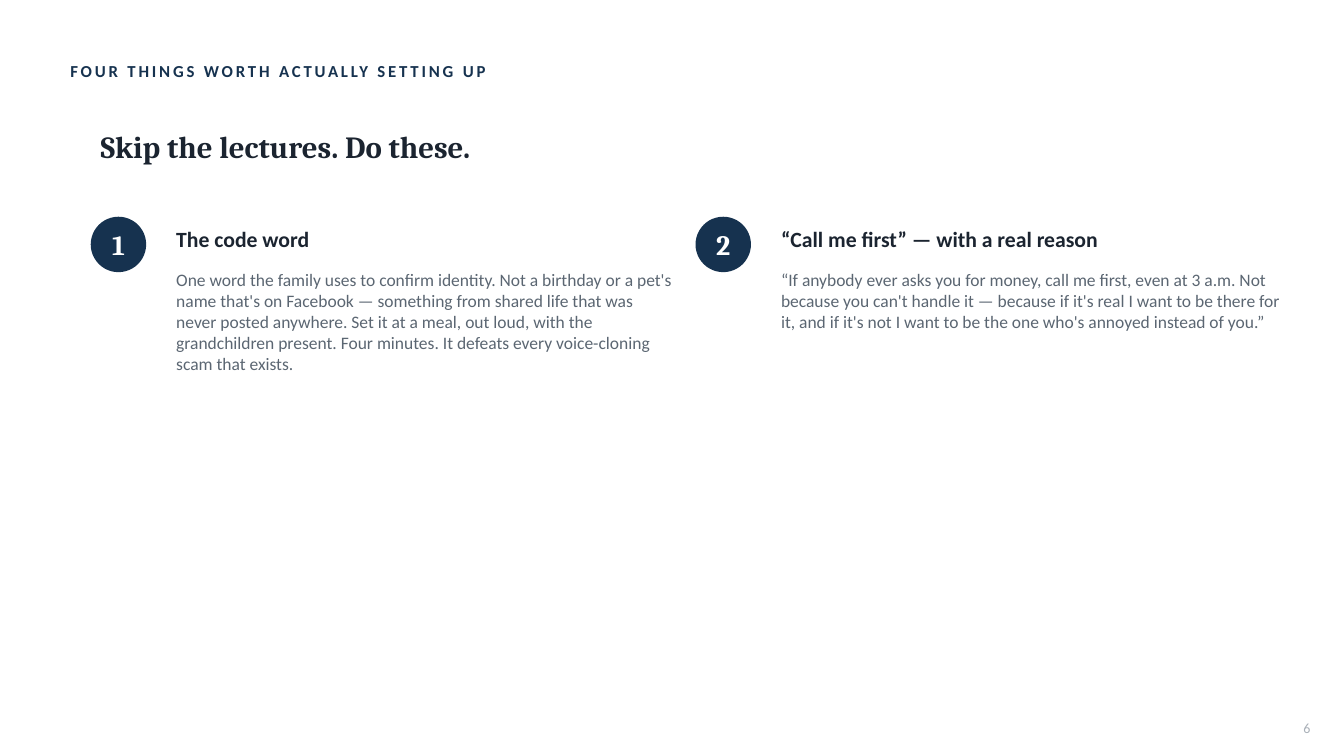
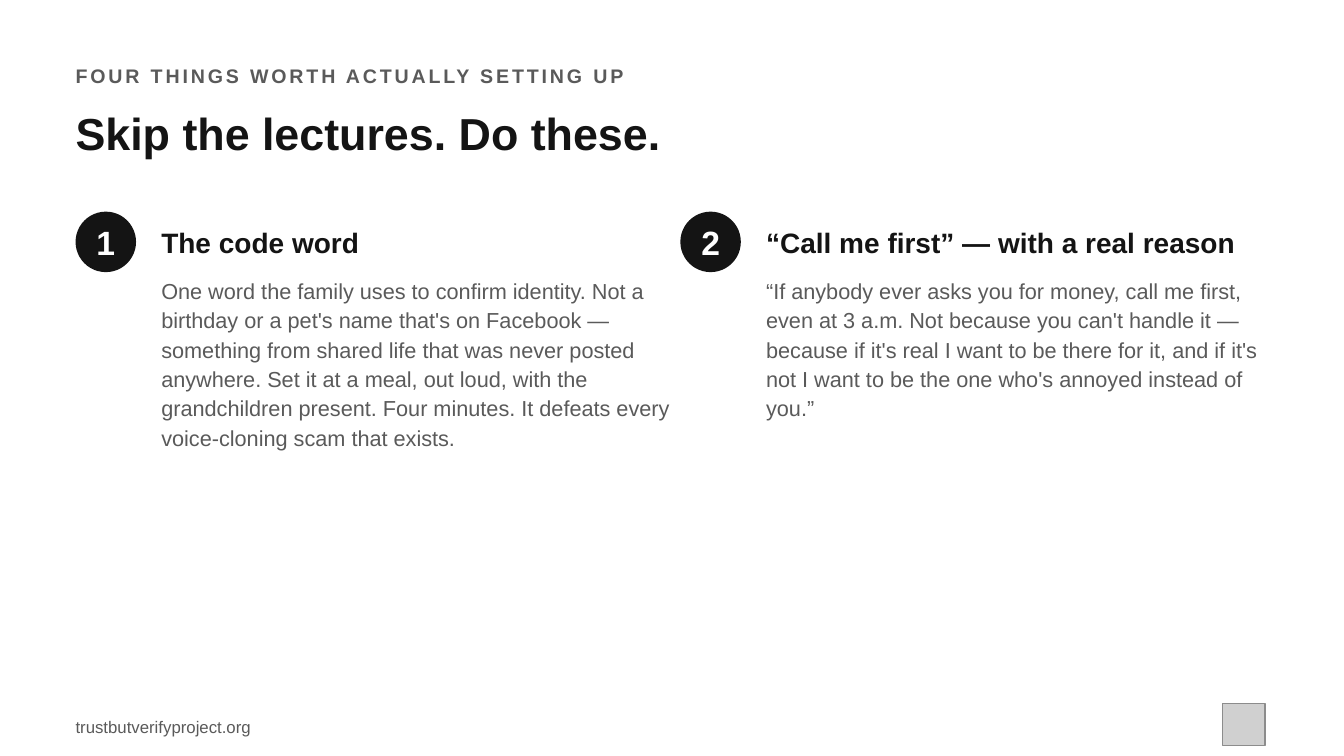
Before and after one commit to brettmorrison/trust-but-verify, a slide deck: slide 6 of formats/talk/trust-but-verify-for-family.pptx. Drawn at 1344x756 pixels with LibreOffice and Linux fonts; fonts in the diff are those of the drawing; grey boxes stand for pictures. Boxes give left, top, right and bottom in pixels: in the first picture for what was removed or moved away, otherwise in the second. Text is boxed around its words. In the diff, an @@ line names an element or a change of style, - is before the commit and + after.

```diff
--- a/formats/talk/trust-but-verify-for-family.pptx
+++ b/formats/talk/trust-but-verify-for-family.pptx
@@ text "FOUR THINGS WORTH ACTUALLY SETTING ..." moved from (x1=60, y1=50, x2=968, y2=91) to (x1=76, y1=55, x2=1134, y2=96) @@
@@ text "FOUR THINGS WORTH ACTUALLY SETTING ..." at (x1=76, y1=55, x2=1134, y2=96): size 12 to 14 pt, font Calibri to Arial, text colour #16324F to #5A5A5A @@
@@ text "Skip the lectures. Do these." moved from (x1=101, y1=136, x2=471, y2=165) to (x1=76, y1=117, x2=660, y2=159) @@
@@ text "Skip the lectures. Do these." at (x1=76, y1=117, x2=660, y2=159): size 22 to 32 pt, font Cambria to Arial, text colour #1B2430 to #141414; vertical alignment middle to top @@
@@ text "1" moved from (x1=112, y1=236, x2=125, y2=255) to (x1=96, y1=232, x2=115, y2=255) @@
@@ text "1" at (x1=96, y1=232, x2=115, y2=255): size 20 to 24 pt, font Cambria to Arial @@
@@ ellipse resized from (x1=91, y1=217, x2=146, y2=272) to (x1=76, y1=212, x2=136, y2=272) @@
@@ ellipse at (x1=76, y1=212, x2=136, y2=272): fill #16324F to #141414 @@
@@ text "The code word" at (x1=161, y1=232, x2=359, y2=254): size 15.5 to 20 pt, font Calibri to Arial, text colour #1B2430 to #141414 @@
@@ text "2" at (x1=701, y1=231, x2=720, y2=255): size 20 to 24 pt, font Cambria to Arial @@
@@ text "2" moved from (x1=716, y1=236, x2=730, y2=255) to (x1=701, y1=231, x2=720, y2=255) @@
@@ ellipse at (x1=681, y1=212, x2=741, y2=272): fill #16324F to #141414 @@
@@ ellipse resized from (x1=696, y1=217, x2=751, y2=272) to (x1=681, y1=212, x2=741, y2=272) @@
@@ text "“Call me first” — with ..." at (x1=766, y1=232, x2=1235, y2=254): size 15.5 to 20 pt, font Calibri to Arial, text colour #1B2430 to #141414 @@
@@ text "One word the family uses ..." moved from (x1=176, y1=274, x2=671, y2=370) to (x1=161, y1=283, x2=669, y2=451) @@
@@ text "One word the family uses ..." at (x1=161, y1=283, x2=669, y2=451): size 12.5 to 15.5 pt, font Calibri to Arial, text colour #5B6672 to #5A5A5A; line spacing 1 to 21pt @@
@@ text "“If anybody ever asks you ..." at (x1=766, y1=283, x2=1257, y2=421): size 12.5 to 15.5 pt, font Calibri to Arial, text colour #5B6672 to #5A5A5A; line spacing 1 to 21pt @@
@@ text "“If anybody ever asks you ..." moved from (x1=781, y1=273, x2=1279, y2=331) to (x1=766, y1=283, x2=1257, y2=421) @@
@@ picture added at (x1=1223, y1=704, x2=1265, y2=746) @@
@@ text added at (x1=76, y1=721, x2=251, y2=737), 12 pt, text #5A5A5A @@
+trustbutverifyproject.org
@@ text removed at (x1=1303, y1=724, x2=1310, y2=733) @@
-6
```
Also in this commit, not shown: 11 other slides changed, 14 other files.
